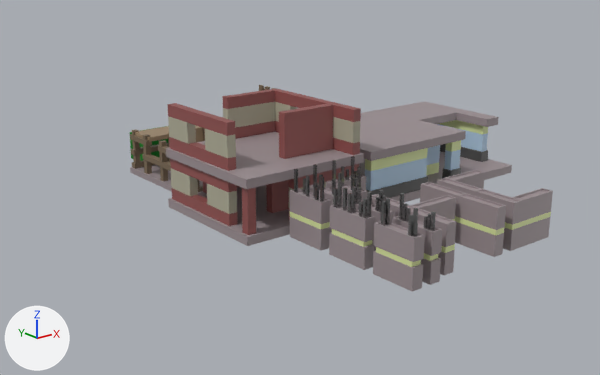
What one commit did to the FBX model Blender/Levels/walls.fbx.
Before and after are seen from a camera (50 mm lens) standing at (-21.0, -38.7, 12.0) and looking at (3.1, -8.6, 0.0). Lighting does not change. The marker at lower left points along +X, +Y and +Z. Where no turn or scale is listed for an object, it has been applied to the vertices.

In view in the first picture: 'BrickBuilding', 'BrickBuilding.001', 'ReinforcedWall1.001', 'ReinforcedWall1_CShape', 'ReinforcedWall1_LongWall', 'ReinforcedWall2', 'ReinforcedWall2_TShape', 'ReinforcedWall_Indent.001', 'ReinforcedWall_Indent2', 'ReinforcedWall_Indent2.001', 'WoodenSkeletonBuilding'.
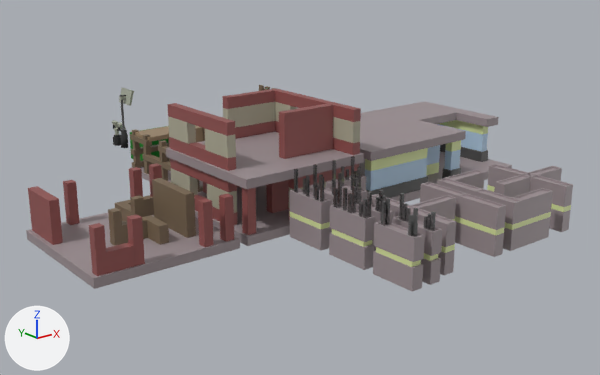
Where the newer file only moved an object's origin or applied its transform, the numbers keep the older frame.

What differs and where, as boxes [x1, y1, x2, y2] in the pictures (600 x 375 px):
'Unfinished_Building', added: after [26, 163, 240, 289]
    faces in mat_brickmaterial_001 (brown #925250): [28, 163, 234, 276]
    faces in mat_foundation_001 (grey #9c9093): [26, 212, 240, 289]
    faces in mat_wood (brown #7a6852): [108, 178, 196, 246]
'ReinforcedWall1_LongWall.001', added: after [487, 164, 573, 232]
    faces in mat_foundation (grey #9c9093): [488, 164, 573, 232]
    faces in mat_wall_base (green #dde8a4): [487, 185, 571, 212]
'Tall_Lamp', added: after [119, 88, 134, 148]
    faces in mat_lamprim (grey #a4a898): [119, 88, 134, 106]
    faces in mat_lampbase (black #2b2b2b): [120, 130, 128, 148]
'Small_Lamp', added: after [112, 120, 126, 146]

Patch to the scene script:
```diff
--- a/Blender/Levels/walls.fbx.py
+++ b/Blender/Levels/walls.fbx.py
@@ mat_light @@
+mat_light = principled_material('Light')
+mat_light.base_color = (0.802, 0.107, 0.567)  # pink #e75cc6
+mat_light.emission_color = (0.00857, 1.0, 0.707)  # cyan #17ffdb
+mat_light.emission_strength = 12.8
@@ mat_lampstem @@
+mat_lampstem = principled_material('LampStem')
+mat_lampstem.base_color = (0.0767, 0.0767, 0.0767)  # dark grey #4e4e4e
+mat_lampstem.roughness = 0.732
@@ mat_lampbase @@
+mat_lampbase = principled_material('LampBase')
+mat_lampbase.base_color = (0.0246, 0.0246, 0.0246)  # black #2b2b2b
+mat_lampbase.roughness = 0.854
@@ mat_lamprim @@
+mat_lamprim = principled_material('LampRim')
+mat_lamprim.base_color = (0.371, 0.392, 0.315)  # grey #a4a898
@@ mat_lampholder @@
+mat_lampholder = principled_material('LampHolder')
+mat_lampholder.base_color = (0.00516, 0.00516, 0.00516)  # black #101010
@@ mat_foundation_001 @@
+mat_foundation_001 = principled_material('Foundation.001')
+mat_foundation_001.base_color = (0.335, 0.277, 0.292)  # grey #9d9093
@@ mat_brickmaterial_001 @@
+mat_brickmaterial_001 = principled_material('BrickMaterial.001')
+mat_brickmaterial_001.base_color = (0.289, 0.0849, 0.0809)  # brown #925250
@@ me_cube_011 @@
+me_cube_011.from_pydata(...)  # 258 vertices, 223 faces; spans x -0.2..0.48, y -0.62..0.62, z -2.89..0.42
+# faces by material slot: [22, 7, 64, 129, 1]
+me_cube_011.materials.append(mat_lamprim)  # grey #a4a898
+me_cube_011.materials.append(mat_lampholder)  # black #101010
+me_cube_011.materials.append(mat_lampstem)  # dark grey #4e4e4e
+me_cube_011.materials.append(mat_lampbase)  # black #2b2b2b
+me_cube_011.materials.append(mat_light)  # pink #e75cc6
@@ me_cube_013 @@
+me_cube_013.from_pydata(...)  # 164 vertices, 147 faces; spans x -0.361..0.167, y -0.214..0.913, z -1.126..0.215
+# faces by material slot: [80, 32, 33, 2]
+me_cube_013.materials.append(mat_lamprim)  # grey #a4a898
+me_cube_013.materials.append(mat_lampholder)  # black #101010
+me_cube_013.materials.append(mat_lampbase)  # black #2b2b2b
+me_cube_013.materials.append(mat_light)  # pink #e75cc6
@@ me_cube_021 @@
+me_cube_021.from_pydata(...)  # 148 vertices, 124 faces; spans x -1.87..4.38, y -0.29..5.96, z -1.21..1.0
+# faces by material slot: [50, 14, 60]
+me_cube_021.materials.append(mat_wood)  # brown #7a6852
+me_cube_021.materials.append(mat_foundation_001)  # grey #9d9093
+me_cube_021.materials.append(mat_brickmaterial_001)  # brown #925250
@@ me_cube_009_1 @@
+me_cube_009_1.from_pydata(...)  # 96 vertices, 88 faces; spans x 1.9..5.9, y -19.95..-15.95, z -0.19..1.81
+# faces by material slot: [16, 72]
+me_cube_009_1.materials.append(mat_wall_base)  # green #dde8a4
+me_cube_009_1.materials.append(mat_foundation)  # grey #9c9093
@@ ob_tall_lamp @@
+ob_tall_lamp = bpy.data.objects.new('Tall_Lamp', me_cube_011)
+ob_tall_lamp.location = (0.0, 3.54, 2.91)
@@ ob_small_lamp @@
+ob_small_lamp = bpy.data.objects.new('Small_Lamp', me_cube_013)
+ob_small_lamp.location = (0.13, 4.05, 1.12)
@@ ob_unfinished_building @@
+ob_unfinished_building = bpy.data.objects.new('Unfinished_Building', me_cube_021)
+ob_unfinished_building.location = (-7.88, -12.73, 1.01)
@@ ob_reinforcedwall1_longwall_001 @@
+ob_reinforcedwall1_longwall_001 = bpy.data.objects.new('ReinforcedWall1_LongWall.001', me_cube_009_1)
+ob_reinforcedwall1_longwall_001.location = (4.39, 0.0, 0.0)
```
